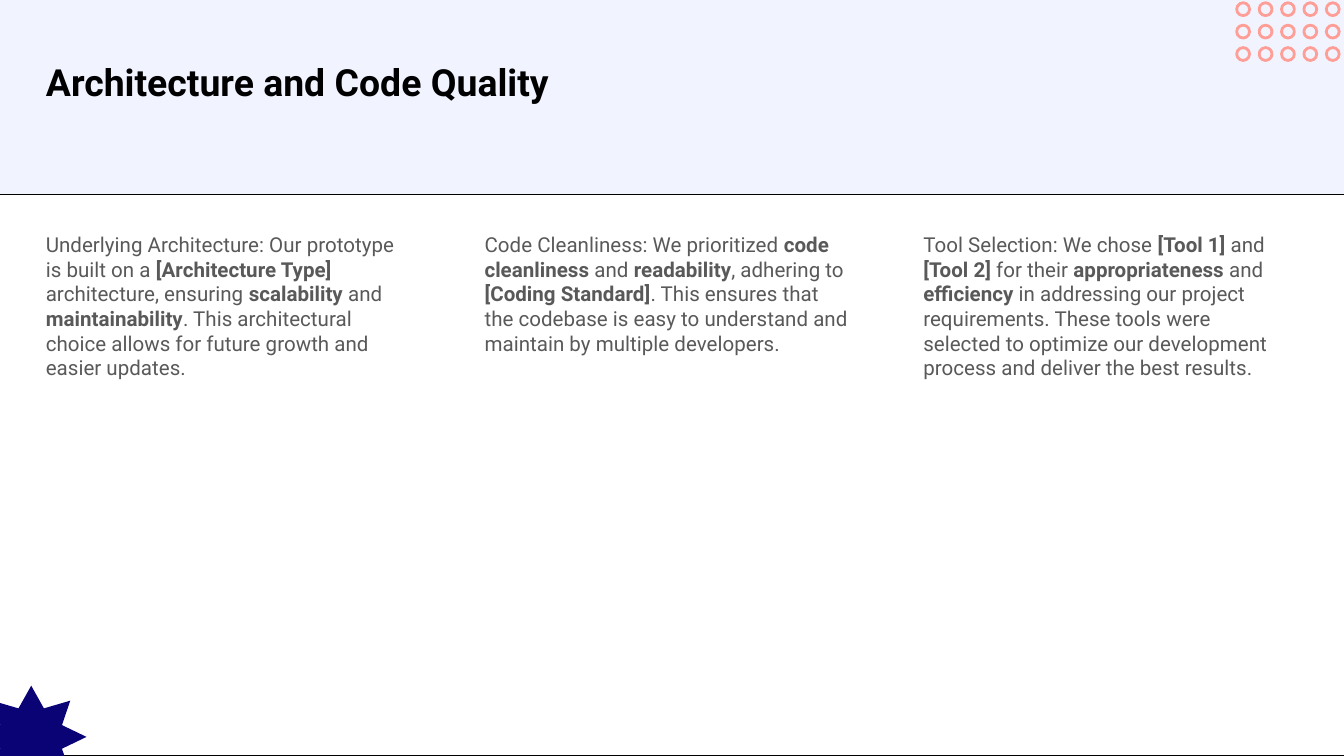
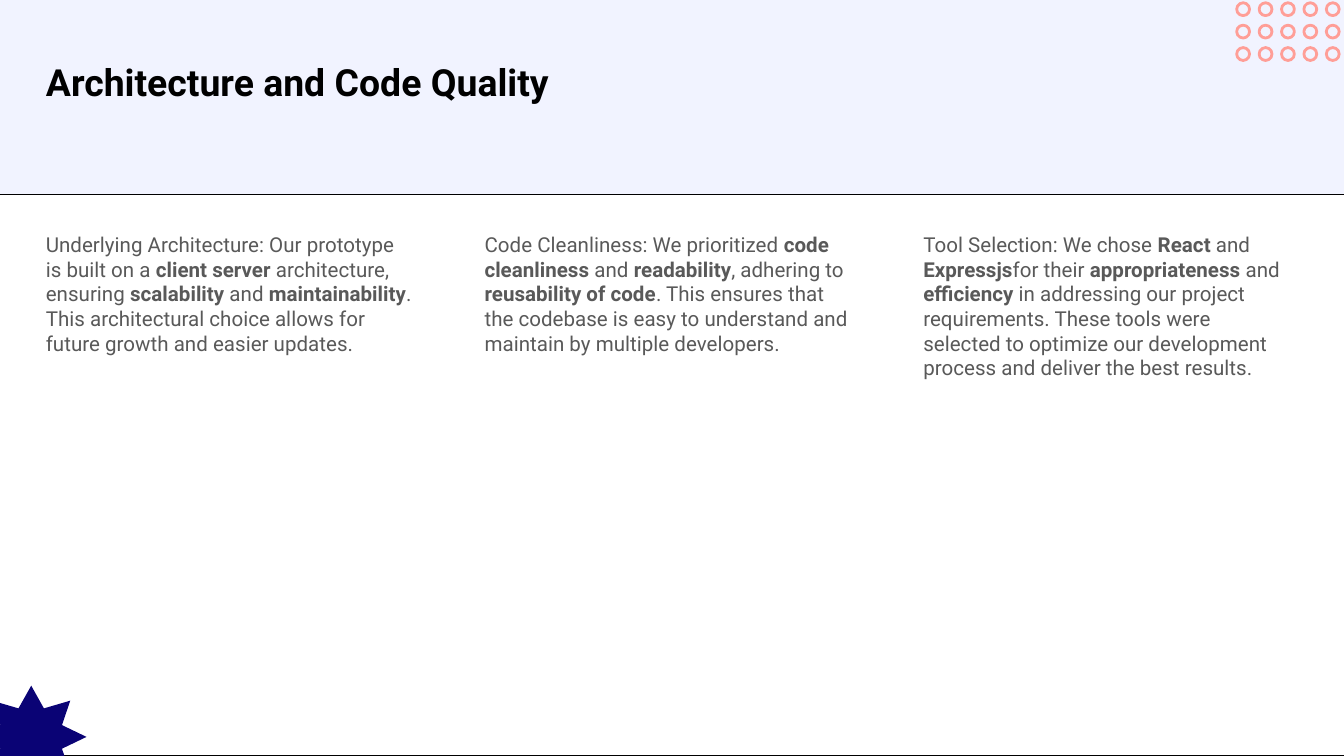
Before and after one commit to siyabonga-mashilwane/Intervarsity-Hackathon, a slide deck: slide 9 of demo/demo.pptx. Drawn at 1344x756 pixels with LibreOffice and Linux fonts; fonts in the diff are those of the drawing. Boxes give left, top, right and bottom in pixels: in the first picture for what was removed or moved away, otherwise in the second. Text is boxed around its words. In the diff, an @@ line names an element or a change of style, - is before the commit and + after.

Commit message:
powerpoint update

```diff
--- a/demo/demo.pptx
+++ b/demo/demo.pptx
@@ text at [46,236,412,356]: text changed @@
-Underlying Architecture: Our prototype is built on a [Architecture Type] architecture, ensuring scalability and maintainability. This architectural choice allows for future growth and easier updates.
+Underlying Architecture: Our prototype is built on a client server architecture, ensuring scalability and maintainability. This architectural choice allows for future growth and easier updates.
@@ text at [485,236,847,356]: text changed @@
-Code Cleanliness: We prioritized code cleanliness and readability, adhering to [Coding Standard]. This ensures that the codebase is easy to understand and maintain by multiple developers.
+Code Cleanliness: We prioritized code cleanliness and readability, adhering to reusability of code. This ensures that the codebase is easy to understand and maintain by multiple developers.
@@ text at [923,236,1280,379]: text changed @@
-Tool Selection: We chose [Tool 1] and [Tool 2] for their appropriateness and efficiency in addressing our project requirements. These tools were selected to optimize our development process and deliver the best results.
+Tool Selection: We chose React and Expressjsfor their appropriateness and efficiency in addressing our project requirements. These tools were selected to optimize our development process and deliver the best results.
```
Also in this commit, not shown: 2 other slides changed, 1 slide removed.
